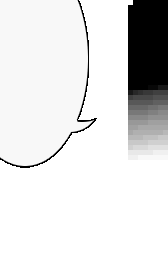
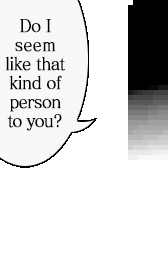
Before/after of a 168 x 256 layered artwork. What changed in the layer stack:
added layer "Do I seem like that kind of person to you?" above "Layer 1" over [5, 19, 65, 131]
